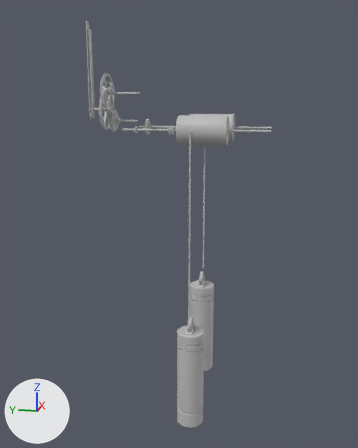
A saved change to the FBX model virutalWatch/Assets/Models/gewichte_und_räderwerk_vorne.fbx.
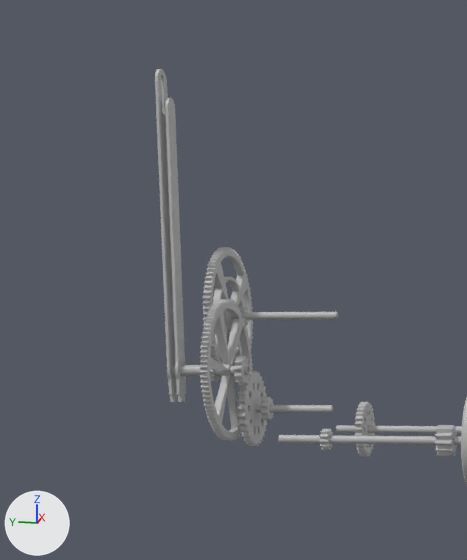
Old and new are each drawn whole from a 50 mm lens placed at (-10.77, -2.03, 11.71), pointed at (0.01, 0.13, 9.01) and again close up on the part from 11% to 50% of the width and 0% to 37% of the height. The axes (+X, +Y, +Z) are drawn at lower left. The lights are the same throughout. Where no turn or scale is listed for an object, it has been applied to the vertices.

The older version as bpy lines, for what is in view:
```python
me_mesh_021 = bpy.data.meshes.new('Mesh.021')
me_mesh_021.from_pydata(...)  # 5312 vertices, 5328 faces; spans x -0.44..0.44, y -0.025..0.025, z -0.44..0.44
me_mesh_021.materials.append(mat_lambert1)  # grey #bcbcbc
me_mesh_025 = bpy.data.meshes.new('Mesh.025')
me_mesh_025.from_pydata(...)  # 328 vertices, 332 faces; spans x -8.0..8.0, y -20.0..185.0, z -2.0..1.0
me_mesh_025.materials.append(mat_lambert1)  # grey #bcbcbc
me_mesh_028 = bpy.data.meshes.new('Mesh.028')
me_mesh_028.from_pydata(...)  # 270 vertices, 269 faces; spans x -8.0..8.0, y -20.0..168.0, z -1.0..1.0
me_mesh_028.materials.append(mat_lambert1)  # grey #bcbcbc
ob_w_min_sec_rad_2 = bpy.data.objects.new('w_min_sec_rad_2', me_mesh_021)
ob_w_min_sec_rad_2.location = (0.35, 1.85, 11.9)
ob_zeiger_min = bpy.data.objects.new('zeiger_min', me_mesh_025)
ob_zeiger_min.parent = ob_gruppe_huellse_min
ob_zeiger_min.location = (0.0, 0.0, -24.5)
ob_zeiger_sec = bpy.data.objects.new('zeiger_sec', me_mesh_028)
ob_zeiger_sec.parent = ob_gruppe_huellse_sec
ob_zeiger_sec.location = (0.0, 0.0, -12.49)
# also in view: 'h_min_rad_2' at (0.0, 1.75, 11.55); 'welle_min_sec' at (0.35, 1.5, 11.9); 'w_h_min_rad_2' at (0.2, 1.65, 11.3); 'welle_gewicht_L' at (0.65, -0.33, 11.15); 'welle_gewicht_R' at (-0.65, -0.33, 11.15)
```
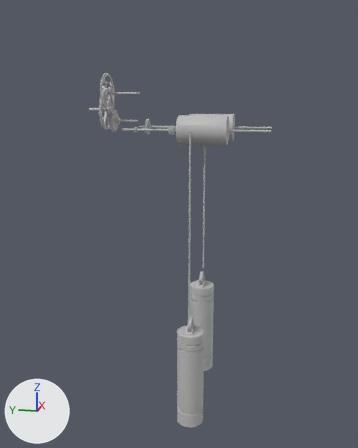
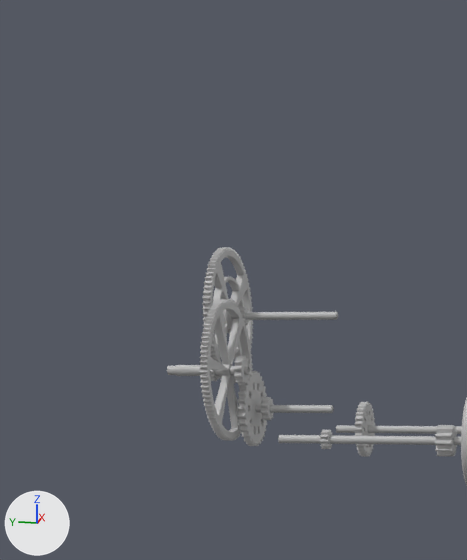
Changed parts and their boxes [x1, y1, x2, y2] in the close-ups (467 x 560 px):
```json
{"object": "zeiger_min", "change": "hidden", "before": [155, 69, 177, 402]}
{"object": "zeiger_sec", "change": "hidden", "before": [165, 98, 186, 402]}
```

Edits to the scene script, one JSON object a line:
```json
{"op": "add", "block": "ob_zeiger_min", "code": "ob_zeiger_min.hide_viewport = True"}
{"op": "add", "block": "ob_zeiger_sec", "code": "ob_zeiger_sec.hide_viewport = True"}
```
